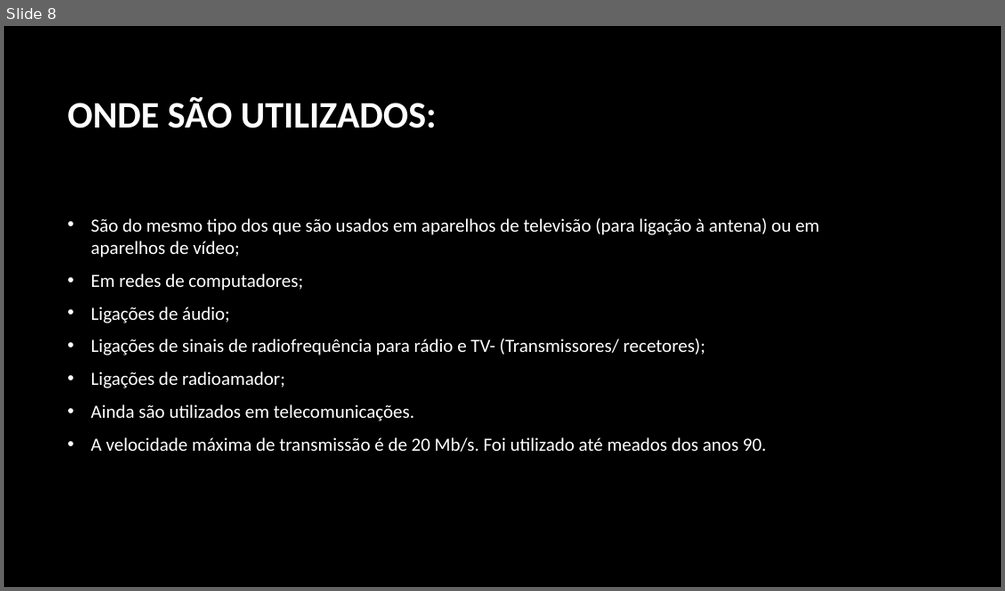
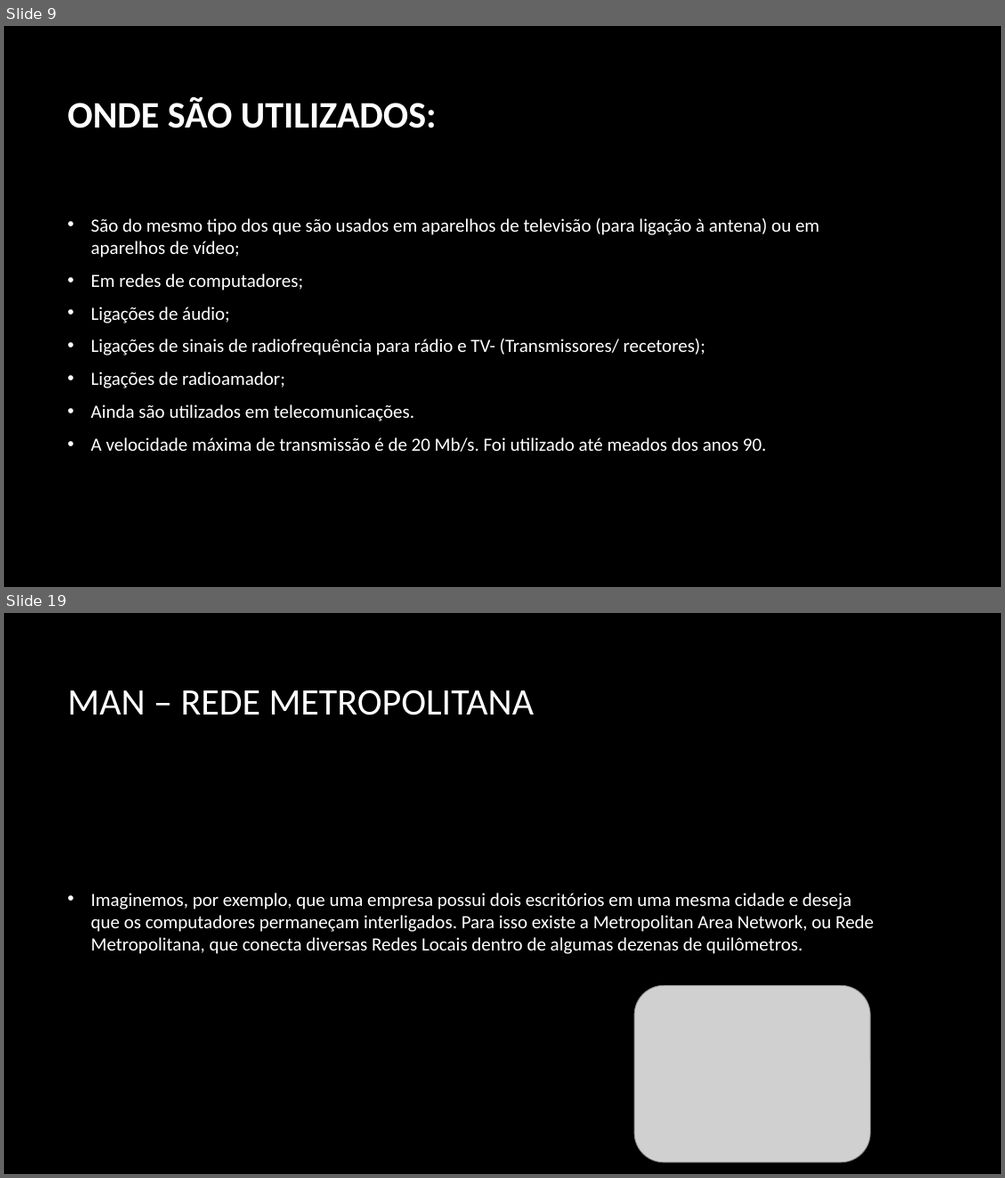
Before and after one commit to RosaFernandes/RosaFernandes, a slide deck: Trabalho pratico.pptx. Shown one above the other, each under a label of ours: slide 8 before the commit, slides 9 and 19 after it; the slides between them are not shown. The pictures are 1005x591 and 1005x1178 pixels, drawn with LibreOffice and Linux fonts; fonts in the diff are those of the drawing; grey boxes stand for pictures; background and template pictures are left out. Boxes give left, top, right and bottom in pixels: in the first picture for what was removed or moved away, otherwise in the second. Text is boxed around its words. In the diff, an @@ line names an element or a change of style, - is before the commit and + after.

```diff
--- a/Trabalho pratico.pptx
+++ b/Trabalho pratico.pptx
@@ slide 19 added at (x1=4, y1=613, x2=1001, y2=1174), background picture (left out) @@
@@ title added at (x1=67, y1=690, x2=534, y2=715), 36 pt, text #FFFFFF @@
+MAN – REDE METROPOLITANA
@@ text added at (x1=91, y1=892, x2=874, y2=954), 18 pt, text #FFFFFF @@
+• Imaginemos, por exemplo, que uma empresa possui dois escritórios em uma mesma cidade e deseja que os computadores permaneçam interligados. Para isso existe a Metropolitan Area Network, ou Rede Metropolitana, que conecta diversas Redes Locais dentro de algumas dezenas de quilômetros.
@@ picture added at (x1=634, y1=985, x2=871, y2=1162) @@
@@ what was slide 8 is now slide 9 @@
```
Also in this commit, not shown: 3 slides changed, 14 other slides added, 1 other file.
